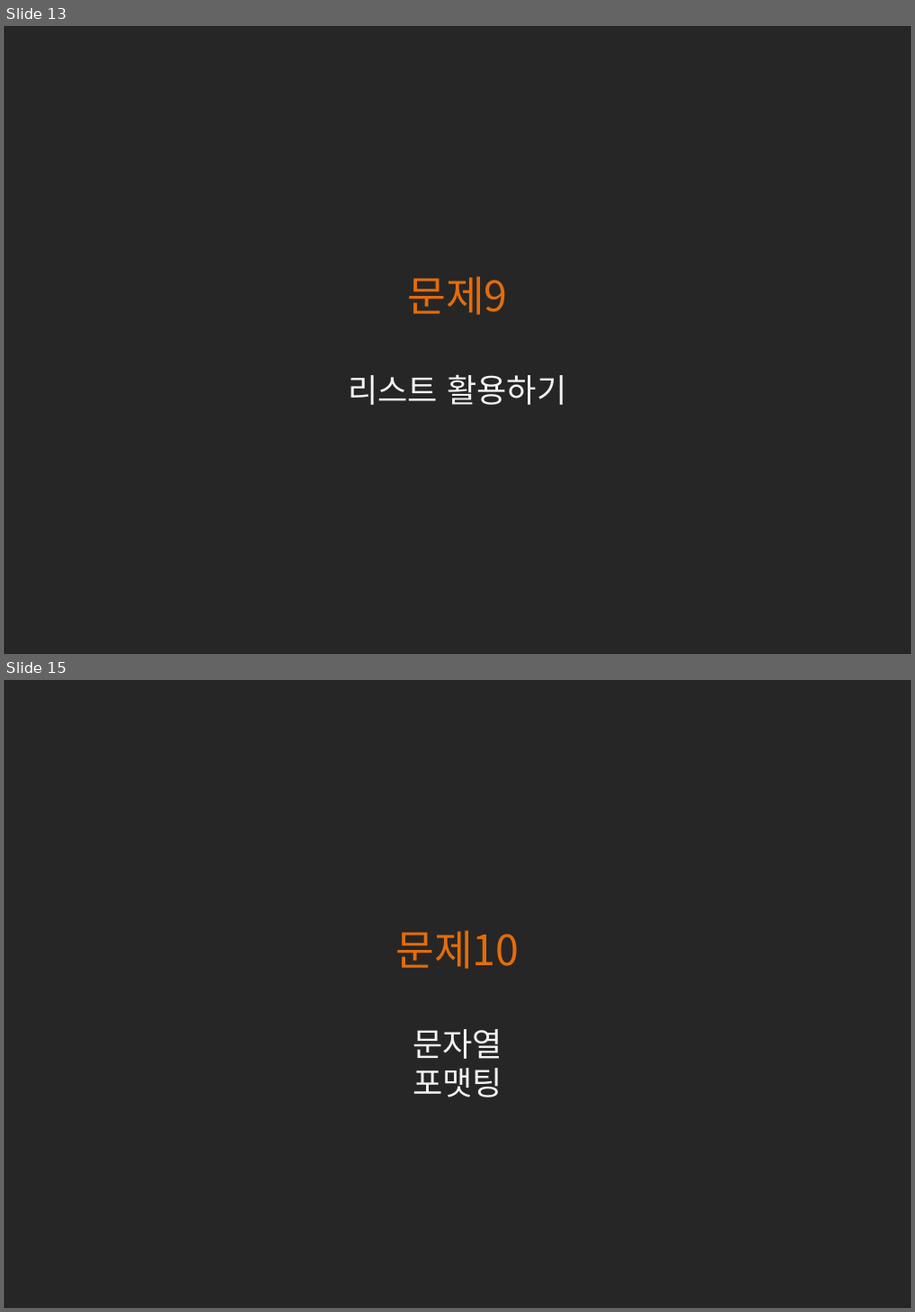
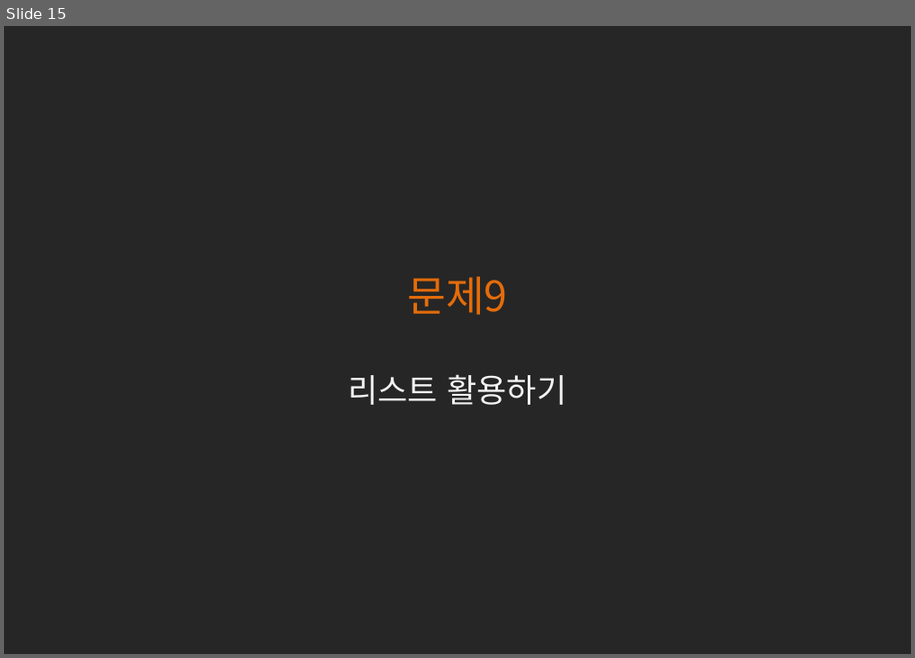
Before and after one commit to kwonkijun/python, a slide deck: 2021작심두달웹크롤링/웹크롤링(PPT)/작심두달 웹크롤링 멘토링 수업 - 1. 파이썬 기초 문제.pptx. Shown one above the other, each under a label of ours: slides 13 and 15 before the commit, slide 15 after it; the slides between them are not shown. The pictures are 915x1312 and 915x658 pixels, drawn with LibreOffice and Linux fonts; fonts in the diff are those of the drawing. Boxes give left, top, right and bottom in pixels: in the first picture for what was removed or moved away, otherwise in the second. Text is boxed around its words. In the diff, an @@ line names an element or a change of style, - is before the commit and + after.

```diff
--- a/2021작심두달웹크롤링/웹크롤링(PPT)/작심두달 웹크롤링 멘토링 수업 - 1. 파이썬 기초 문제.pptx
+++ b/2021작심두달웹크롤링/웹크롤링(PPT)/작심두달 웹크롤링 멘토링 수업 - 1. 파이썬 기초 문제.pptx
@@ slide 15 removed at <box>4,680,911,1308</box>, background #262626 @@
@@ text removed at <box>396,930,519,1098</box> @@
-문제10
-문자열 포맷팅
@@ what was slide 13 is now slide 15 @@
```
Also in this commit, not shown: 1 slide changed, 4 slides added, 2 other slides removed, 14 other files.
